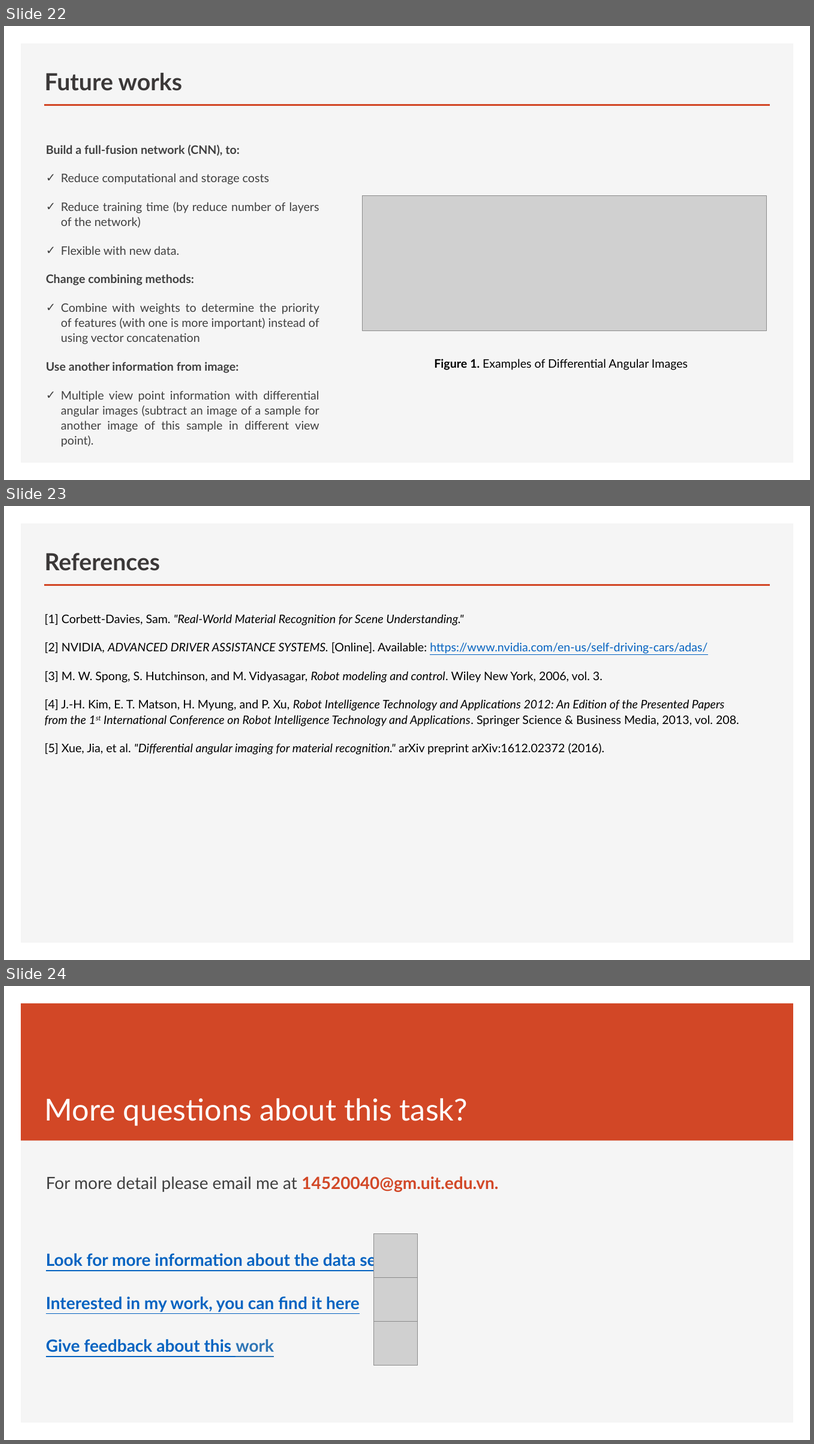
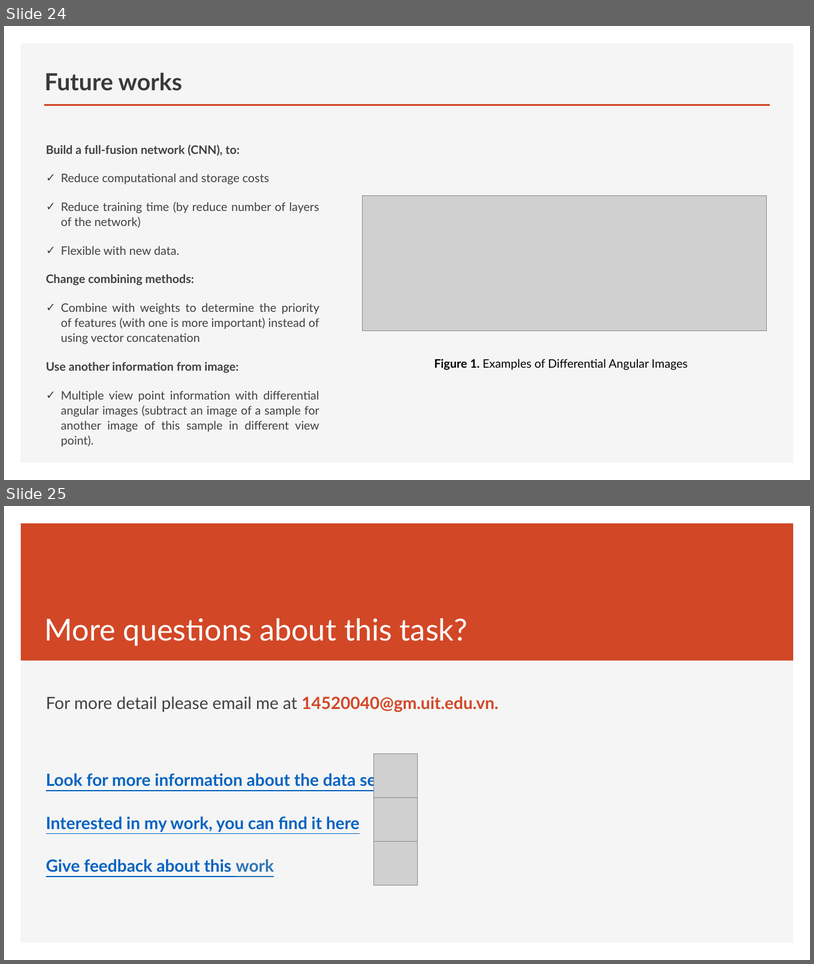
Before and after one commit to truongphucanh/material-classification, a slide deck: summary/thesis/thesis.pptx. Shown one above the other, each under a label of ours: slides 22, 23 and 24 before the commit, slides 24 and 25 after it. The pictures are 814x1444 and 814x964 pixels, drawn with LibreOffice and Linux fonts; fonts in the diff are those of the drawing; grey boxes stand for pictures. Boxes give left, top, right and bottom in pixels: in the first picture for what was removed or moved away, otherwise in the second. Text is boxed around its words. In the diff, an @@ line names an element or a change of style, - is before the commit and + after.

```diff
--- a/summary/thesis/thesis.pptx
+++ b/summary/thesis/thesis.pptx
@@ slide 23 removed at <box>4,506,810,960</box>, background #FFFFFF; not listed: 2 template elements that a slide beside it also shows @@
@@ title removed at <box>45,553,161,571</box> @@
-References
@@ text removed at <box>45,614,740,754</box> @@
-[1] Corbett-Davies, Sam. "Real-World Material Recognition for Scene Understanding."
-[2] NVIDIA, ADVANCED DRIVER ASSISTANCE SYSTEMS. [Online]. Available: https://www.nvidia.com/en-us/self-driving-cars/adas/
-[3] M. W. Spong, S. Hutchinson, and M. Vidyasagar, Robot modeling and control. Wiley New York, 2006, vol. 3.
-[4] J.-H. Kim, E. T. Matson, H. Myung, and P. Xu, Robot Intelligence Technology and Applications 2012: An Edition of the Presented Papers from the 1st International Conference on Robot Intelligence Technology and Applications. Springer Science & Business Media, 2013, vol. 208.
-[5] Xue, Jia, et al. "Differential angular imaging for material recognition." arXiv preprint arXiv:1612.02372 (2016).
@@ what was slide 22 is now slide 24 @@
@@ what was slide 24 is now slide 25 @@
```
Also in this commit, not shown: 7 slides changed, 2 slides added, 19 other files.
